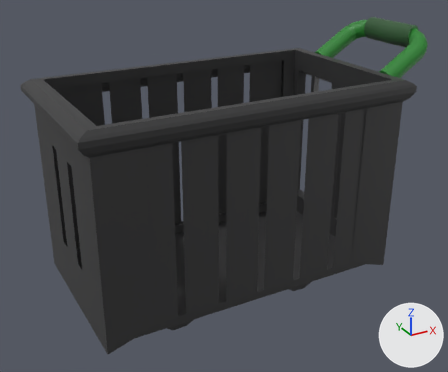
Two versions of the FBX model Assets/ObjetosCoche/carritoMercadona.fbx, one commit apart.
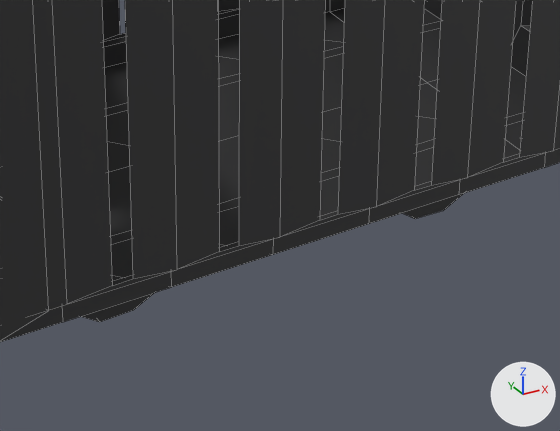
Each version appears first whole from a camera (50 mm lens) standing at (-0.582, -1.262, 0.83) and looking at (0.124, 0.02, 0.189), and next in a close-up on the part from 30% to 78% of the width and 56% to 100% of the height. Arrows for +X, +Y and +Z are at lower right; the lights stay in place. The close-ups show mesh edges as thin lines. Where no turn or scale is listed for an object, it has been applied to the vertices.
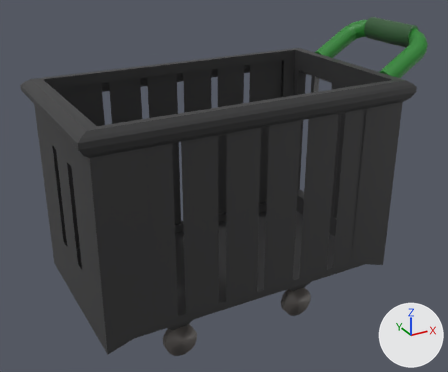
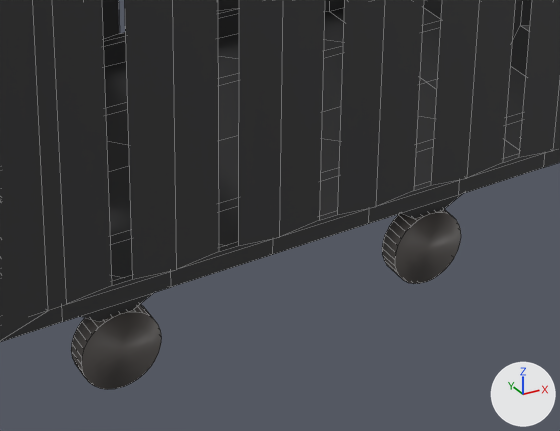
The newer file is also rescaled (x1.445), turned or shifted as a whole; pictures and numbers use the older file's frame.

Location of each change, (x1, y1, x2, y2) in pixels of the close-ups (560 x 431 px; the box of a moved part takes in the faces that stretch with it):
'Cube', reshaped: before (0, 0, 560, 342); after (0, 0, 560, 389)
part 1 of me_cube_018, added (black): after (71, 304, 162, 389)
part 2 of me_cube_018, added (black): after (382, 210, 461, 284)
part 3 of me_cube_018, moved or reshaped: (0, 0, 560, 336) in both

What the commit changed:
me_cube_018 is used by ob_cube; location (0.0, 0.0, 0.0).
me_cube_018 had 1338 vertices, 1343 faces and spanned x -0.309..0.645, y -0.23..0.23, z -0.094..0.569.
me_cube_018 now has 1594 vertices, 1479 faces and spans x -0.309..0.645, y -0.23..0.23, z -0.173..0.569.
me_cube_018 part 1: a new loose piece, a 32-sided cylinder along y spanning x -0.113..-0.03, y -0.121..-0.098, z -0.173..-0.091, in mat_carritomercadona (picture img_carritomercadona_png).
me_cube_018 part 2: a new loose piece, a 32-sided cylinder along y spanning x 0.234..0.316, y -0.121..-0.098, z -0.173..-0.091, in mat_carritomercadona (picture img_carritomercadona_png).
me_cube_018 part 3: 408 vertices moved from x -0.309..0.501, y -0.23..0.214, z -0.094..0.474 to x -0.309..0.501, y -0.23..0.215, z -0.095..0.473; 13 vertices removed from x -0.152..0.35, y -0.104..0.129, z -0.094..-0.042; 13 vertices added at x -0.152..0.35, y -0.102..0.13, z -0.094..-0.042.
